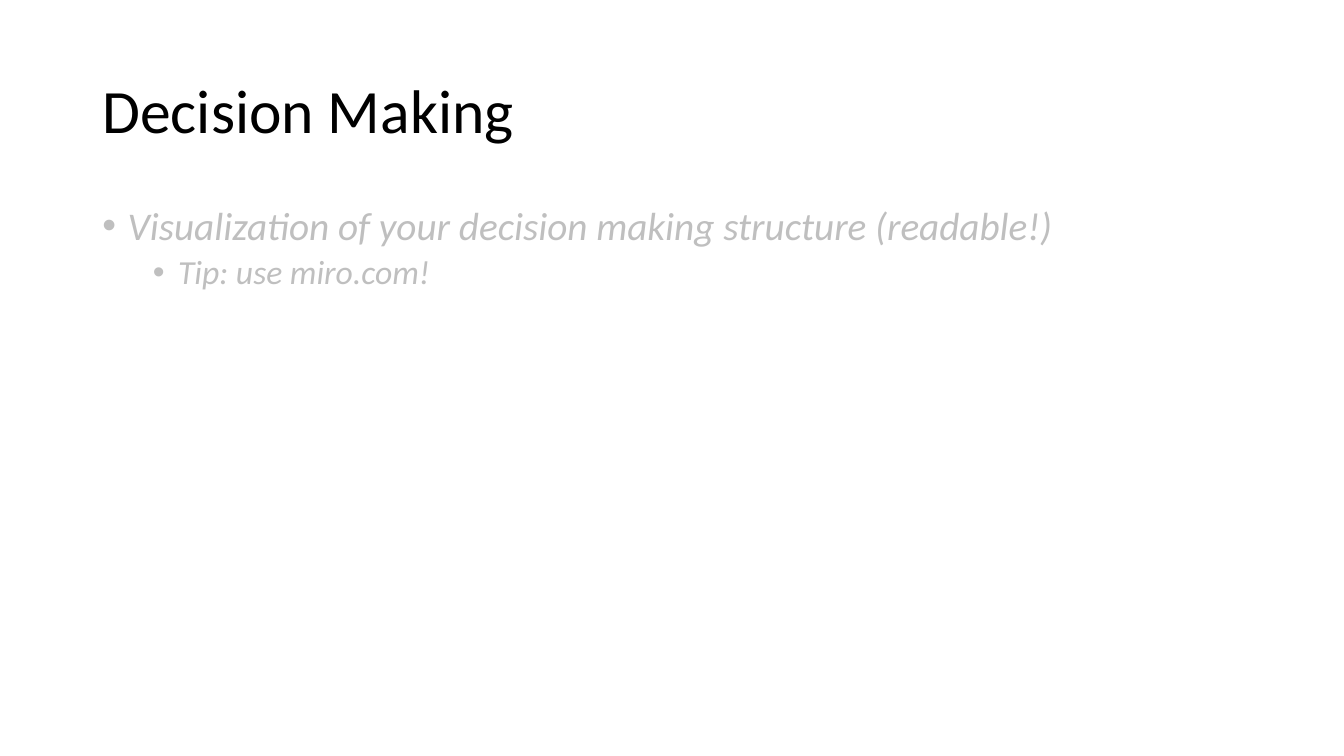
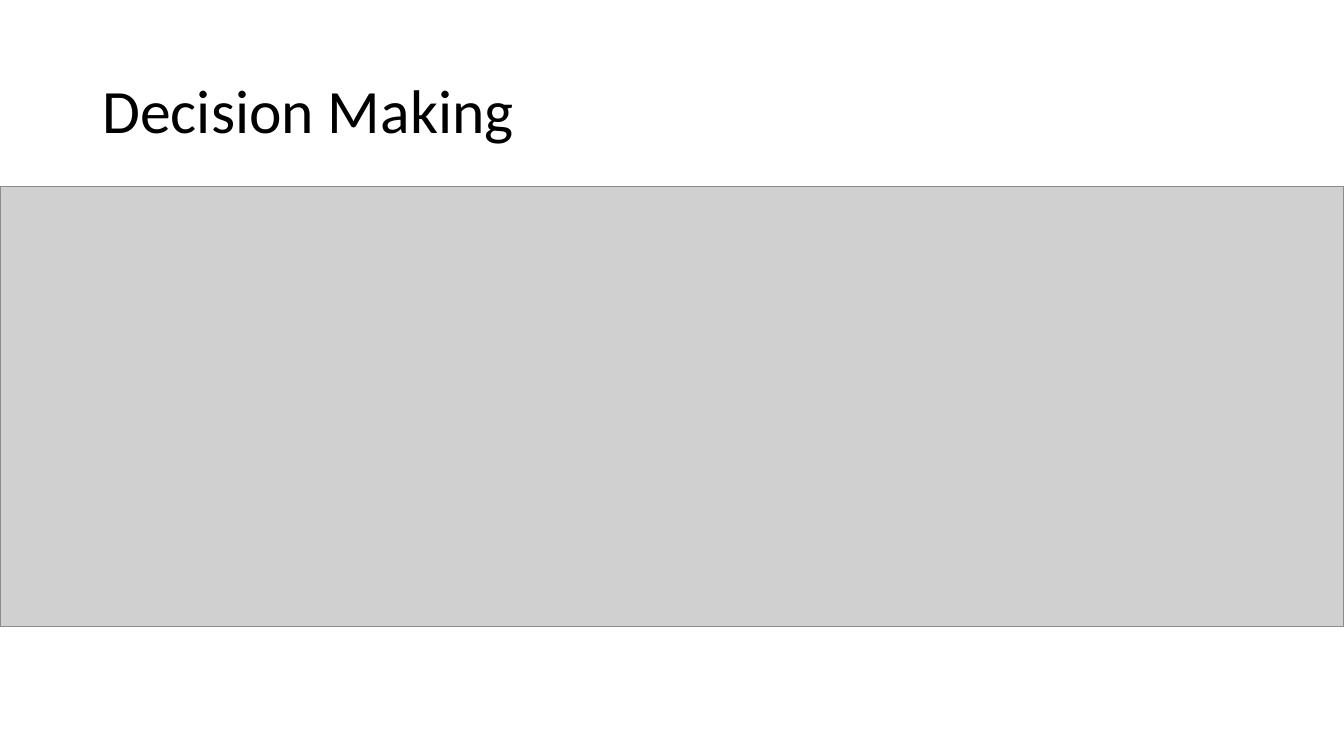
Before and after one commit to DAE-GD-2025-2026/gameai-zombie-Thymme-Mouchrique, a slide deck: slide 2 of GPP_ZombieAI_MouchriqueThymme_2DAE19.pptx. Drawn at 1344x756 pixels with LibreOffice and Linux fonts; fonts in the diff are those of the drawing; grey boxes stand for pictures. Boxes give left, top, right and bottom in pixels: in the first picture for what was removed or moved away, otherwise in the second. Text is boxed around its words. In the diff, an @@ line names an element or a change of style, - is before the commit and + after.

```diff
--- a/GPP_ZombieAI_MouchriqueThymme_2DAE19.pptx
+++ b/GPP_ZombieAI_MouchriqueThymme_2DAE19.pptx
@@ picture added at bbox=[0, 187, 1344, 627] @@
@@ text removed at bbox=[128, 212, 1052, 289] @@
-• Visualization of your decision making structure (readable!)
-  • Tip: use miro.com!
```
Also in this commit, not shown: 4 other slides changed, 1 other file.
